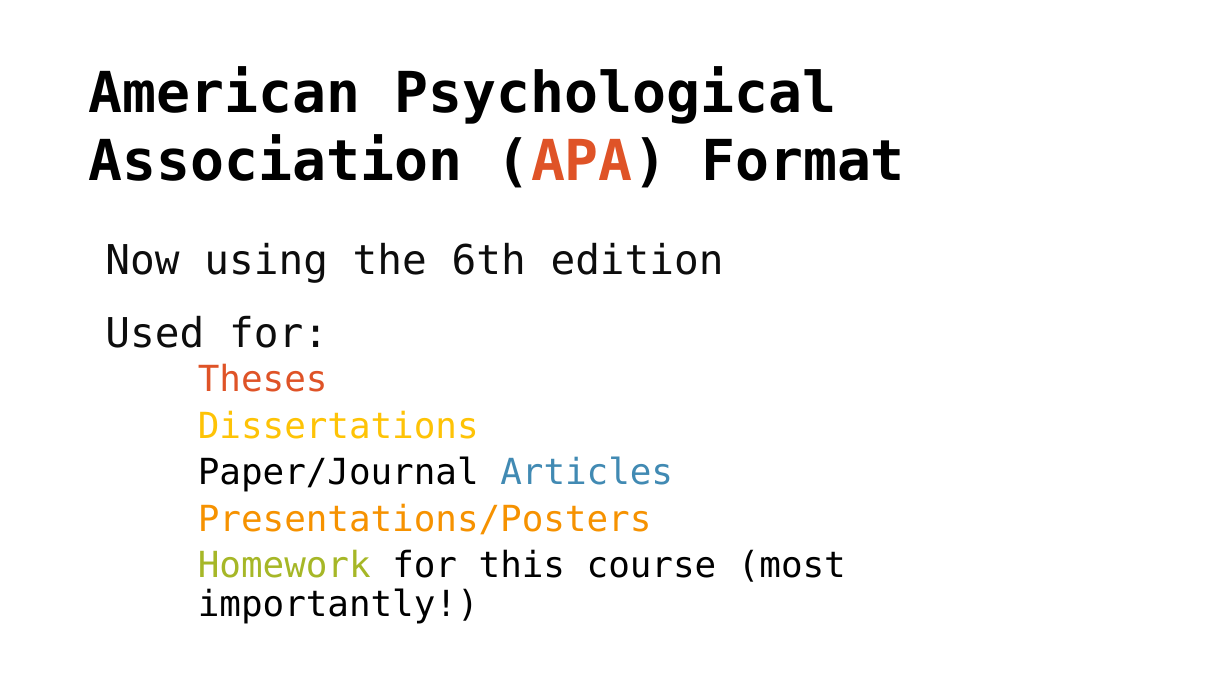
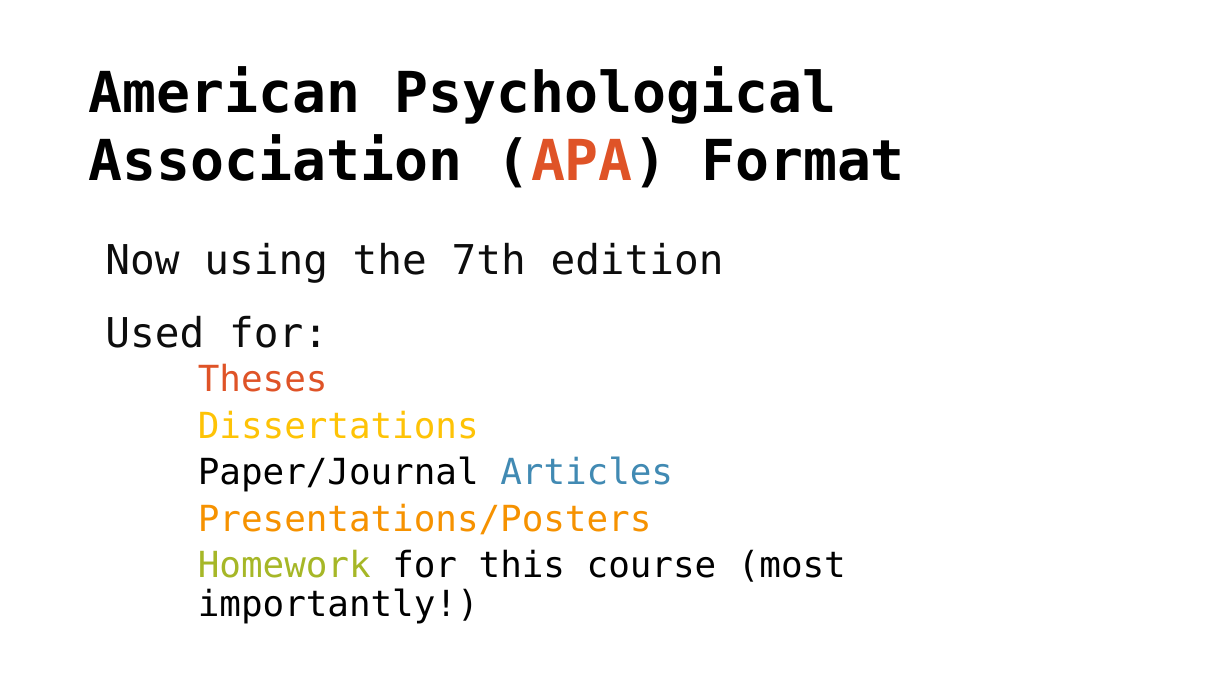
Before and after one commit to CEHS-research/PSY-6600_public, a slide deck: slide 2 of slides/ch0_apa_6th.pptx. Drawn at 1232x693 pixels with LibreOffice and Linux fonts; fonts in the diff are those of the drawing. Boxes give left, top, right and bottom in pixels: in the first picture for what was removed or moved away, otherwise in the second. Text is boxed around its words. In the diff, an @@ line names an element or a change of style, - is before the commit and + after.

```diff
--- a/slides/ch0_apa_6th.pptx
+++ b/slides/ch0_apa_6th.pptx
@@ text at <box>105,242,724,283</box>: text changed @@
-Now using the 6th edition
+Now using the 7th edition
```
Also in this commit, not shown: 2 other slides changed, 1 other file.
